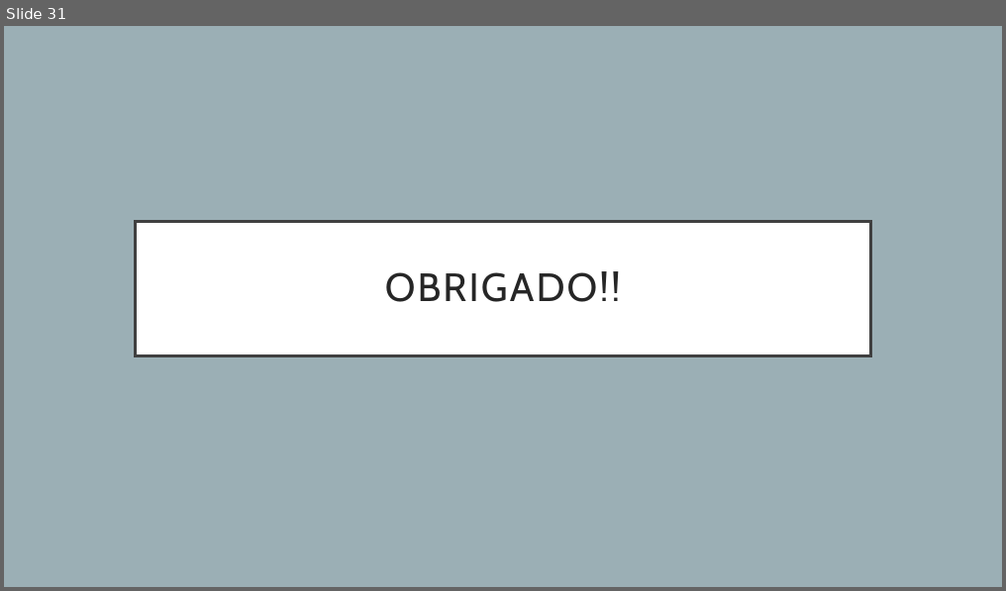
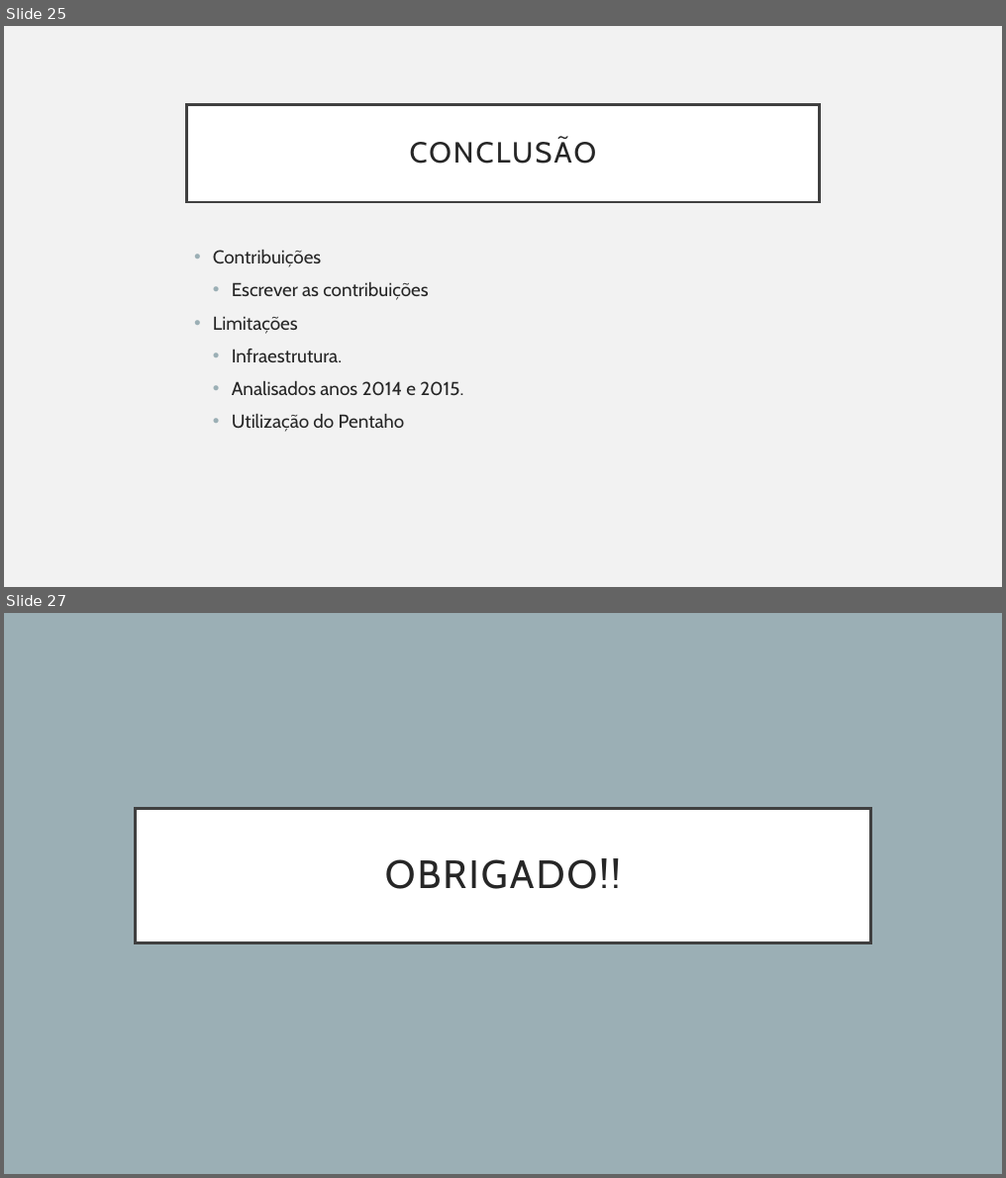
Before and after one commit to martins9/repositoriomonografia, a slide deck: Apresentação_Monografia.pptx. Shown one above the other, each under a label of ours: slide 31 before the commit, slides 25 and 27 after it; the slides between them are not shown. The pictures are 1006x591 and 1006x1178 pixels, drawn with LibreOffice and Linux fonts; fonts in the diff are those of the drawing. Boxes give left, top, right and bottom in pixels: in the first picture for what was removed or moved away, otherwise in the second. Text is boxed around its words. In the diff, an @@ line names an element or a change of style, - is before the commit and + after.

```diff
--- a/Apresentação_Monografia.pptx
+++ b/Apresentação_Monografia.pptx
@@ slide 25 added at [4, 26, 1002, 587], background #F2F2F2 @@
@@ title added at [187, 104, 819, 202], fill #FFFFFF, outline #404040 2.5 pt, 28 pt, text #262626 @@
+CONCLUSÃO
@@ text added at [213, 250, 463, 432], 18 pt, text #262626 @@
+• Contribuições
+  • Escrever as contribuições
+• Limitações
+  • Infraestrutura.
+  • Analisados anos 2014 e 2015.
+  • Utilização do Pentaho
@@ what was slide 31 is now slide 27 @@
```
Also in this commit, not shown: 11 slides changed, 5 slides removed, 1 other file.
